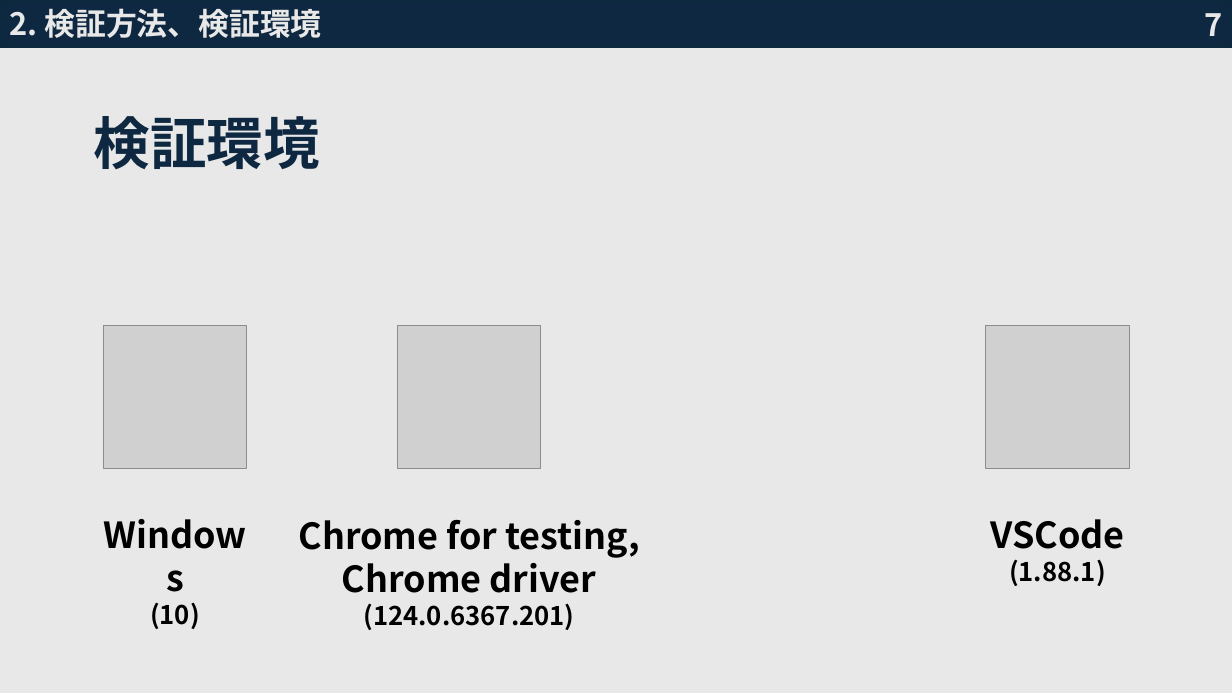
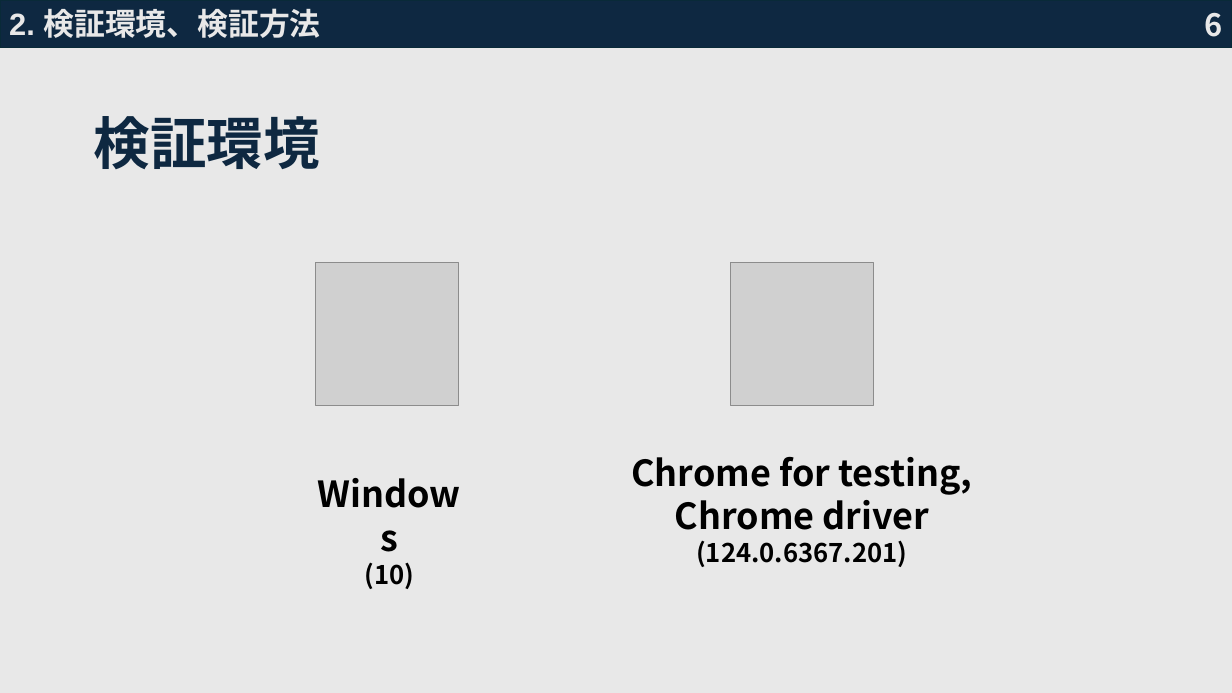
Before and after one commit to sahokk/JavaDakoku0502, a slide deck: slide 7 of 技術検証発表資料2.pptx (slide 8 before the commit). Drawn at 1232x693 pixels with LibreOffice and Linux fonts; fonts in the diff are those of the drawing; grey boxes stand for pictures. Boxes give left, top, right and bottom in pixels: in the first picture for what was removed or moved away, otherwise in the second. Text is boxed around its words. In the diff, an @@ line names an element or a change of style, - is before the commit and + after.

```diff
--- a/技術検証発表資料2.pptx
+++ b/技術検証発表資料2.pptx
@@ text at [9, 8, 320, 38]: text changed; font Noto Sans CJK JP to Arial @@
-2. 検証方法、検証環境
+2. 検証環境、検証方法
@@ page number at [1205, 12, 1223, 37]: text changed @@
-7
+6
@@ picture: place and size @@
-picture at [104, 325, 247, 469]
+picture at [316, 262, 459, 406]
@@ picture: place and size @@
-picture at [397, 325, 541, 469]
+picture at [731, 262, 874, 406]
@@ picture removed at [986, 325, 1129, 469] @@
@@ text "Chrome for testing,": place and size @@
-text "Chrome for testing," at [299, 520, 639, 630]
+text "Chrome for testing," at [631, 457, 972, 567]
@@ text "Windows": place and size @@
-text "Windows" at [150, 602, 200, 629]
+text "Windows" at [364, 562, 414, 589]
@@ text removed at [990, 519, 1124, 586] @@
-VSCode
-(1.88.1)
```
Also in this commit, not shown: 11 other slides changed, 15 slides added, 8 slides removed, 31 other files.
